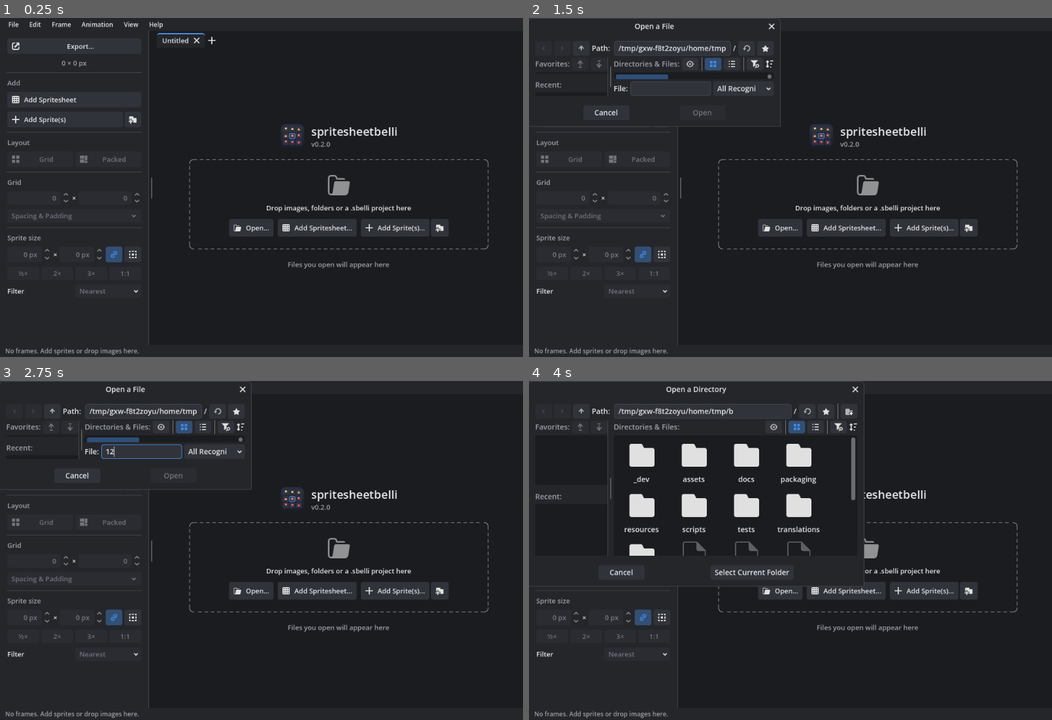
Above: before the commit, frames 1-4 (two rows, left to right).
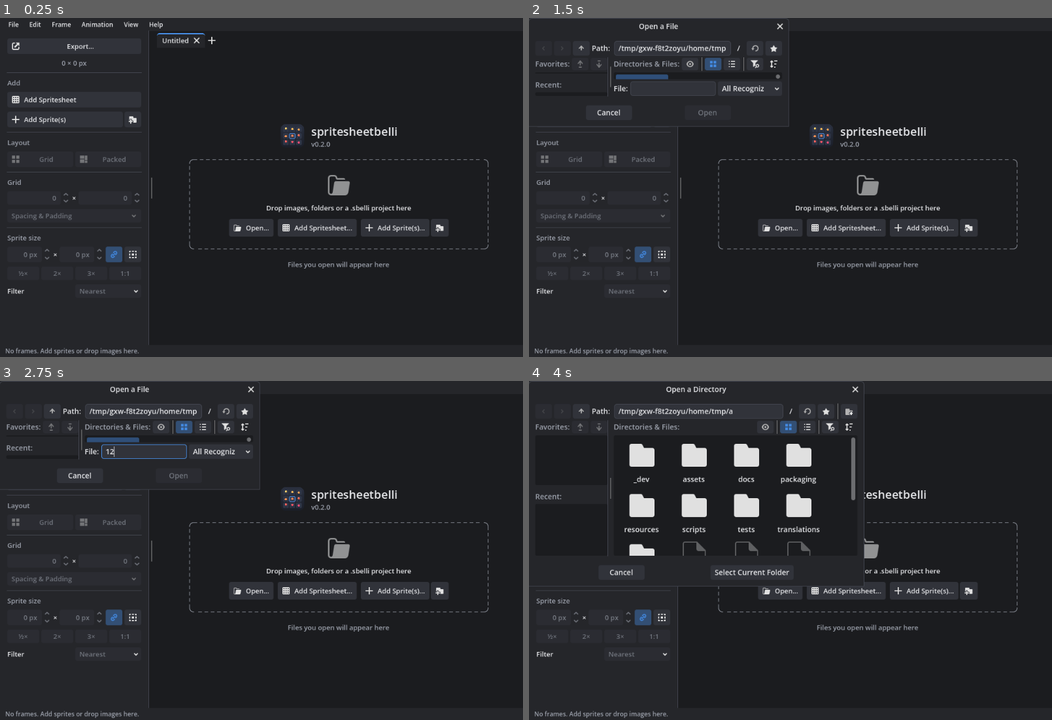
Above: after the commit, the same moments.

Repository: caleb-tognoli/spritesheetbelli
Game: Godot game, scene res://ui/main/main.tscn
The game is run twice, just before and just after one commit, with the same random seed, the same clock (stepped at 60 frames per second) and the same inputs.
Inputs (mouse positions are in pixels of both pictures, inside the frame that each line leads up to):
- Up to frame 1 (0.25 s): no input
- Up to frame 2 (1.5 s): click "Export…" at 0.5 s; click "Add Spritesheet" at 1.25 s
- Up to frame 3 (2.75 s): click (141, 452) at 2.02 s; type "12" at 2.1 s
- Up to frame 4 (4 s): click "Add Sprite(s)" at 2.75 s; click (659, 482) at 3.5 s

The runs differ from the first frame. In frame 2, 0.5% of the frame differs, in the area x 12-50%, y 0-33%; in frame 3, 0.5%; in frame 4, 0.3%.

Commit message:
Theme fixes
commit ed1c170d329a998ba586af4e407a701451b96ad3
Author: Caleb Tognoli <tognolicaleb@gmail.com>
Date:   Sat Oct 17 21:50:58 2026 +0200

    Keep check text still on hover and fill the light theme's colour gaps

    Check boxes, check buttons and menu buttons rest on an empty stylebox with
    the same content margins as when hovered, so their text no longer moves 8px
    to the right on hover.

    The light theme left some text in Godot's own colours, made for a dark
    background: help tooltips were white on white, and menu bar titles while
    their menu was open, selected field text and pressed spin box arrows were
    near white. The theme now sets them, and links and progress bars too, so
    the Turn on link no longer overrides its colours. The menu bar has a
    disabled style, and popup menu separators are in the border colour.

    Tests check that button text stays put in every state and that no text of
    the controls in use falls back to Godot's light colours, in both themes.

Diff:
--- a/scripts/ui/app_theme.gd
+++ b/scripts/ui/app_theme.gd
@@ -182,6 +182,7 @@
 	theme.set_stylebox("hover", &"InsetRow", _box(p.hovered, 4, row_margins))
 	theme.set_stylebox("background", "ProgressBar", _box(p.raised, 3))
 	theme.set_stylebox("fill", "ProgressBar", _box(p.accent, 3))
+	theme.set_color("font_color", "ProgressBar", p.text)
 	theme.set_type_variation(&"StatusLabel", "Label")
 	theme.set_font_size("font_size", &"StatusLabel", 12)
 	theme.set_color("font_color", &"StatusLabel", p.text_muted)
@@ -193,6 +194,18 @@
 	theme.set_type_variation(&"AccentLabel", "Label")
 	theme.set_color("font_color", &"AccentLabel", p.accent_text)
 	theme.set_color("font_color", "Label", p.text)
+	# Such as the help tooltips, see HelpTooltip
+	theme.set_color("default_color", "RichTextLabel", p.text)
+	# Links in the accent colour, like headings
+	for color: StringName in [
+		&"font_color",
+		&"font_hover_color",
+		&"font_pressed_color",
+		&"font_focus_color",
+		&"font_hover_pressed_color"
+	]:
+		theme.set_color(color, "LinkButton", p.accent_text)
+	theme.set_color("font_disabled_color", "LinkButton", Color(p.text_muted, 0.6))
 
 	# Buttons and everything drawn like them
 	var normal := _box(p.raised, 4, Vector4(8, 4, 8, 4))
@@ -200,7 +213,12 @@
 	var pressed := _box(Color(p.accent, 0.35), 4, Vector4(8, 4, 8, 4))
 	var disabled := _box(Color(p.raised, 0.5), 4, Vector4(8, 4, 8, 4))
 	var focus := _box(Color.TRANSPARENT, 4, Vector4.ZERO, p.accent, 1)
+	# Same margins as the others so the text doesn't move when hovered
 	var flat := StyleBoxEmpty.new()
+	flat.content_margin_left = 8
+	flat.content_margin_top = 4
+	flat.content_margin_right = 8
+	flat.content_margin_bottom = 4
 	# Icons keep their own colours. Pressed ones become the accent colour, the same in both
 	# themes although the light theme's icons are darker.
 	var icon_grey := LIGHT_ICON_GREY if light else DARK_ICON_GREY
@@ -268,6 +286,7 @@
 	theme.set_color("clear_button_color", "LineEdit", p.text)
 	theme.set_color("clear_button_color_pressed", "LineEdit", p.accent)
 	theme.set_color("selection_color", "LineEdit", Color(p.accent, 0.35))
+	theme.set_color("font_selected_color", "LineEdit", p.text)
 	# Compact, and as narrow as its place, for how long each frame of a timeline is shown
 	var compact := Vector4(4, 1, 4, 1)
 	theme.set_type_variation(&"TimelineDurationEdit", "LineEdit")
@@ -277,14 +296,30 @@
 	theme.set_constant("minimum_character_width", &"TimelineDurationEdit", 0)
 	for color: StringName in [&"up_icon_modulate", &"down_icon_modulate"]:
 		theme.set_color(color, "SpinBox", p.text)
-	for color: StringName in [&"up_hover_icon_modulate", &"down_hover_icon_modulate"]:
+	for color: StringName in [
+		&"up_hover_icon_modulate",
+		&"down_hover_icon_modulate",
+		&"up_pressed_icon_modulate",
+		&"down_pressed_icon_modulate"
+	]:
 		theme.set_color(color, "SpinBox", p.accent)
+	for color: StringName in [&"up_disabled_icon_modulate", &"down_disabled_icon_modulate"]:
+		theme.set_color(color, "SpinBox", Color(p.text_muted, 0.6))
 
 	# Menus, popups and dialogs
-	theme.set_color("font_color", "MenuBar", p.text)
-	theme.set_color("font_hover_color", "MenuBar", p.text)
+	# Also while a menu is open
+	for color: StringName in [
+		&"font_color",
+		&"font_hover_color",
+		&"font_pressed_color",
+		&"font_hover_pressed_color",
+		&"font_focus_color"
+	]:
+		theme.set_color(color, "MenuBar", p.text)
+	theme.set_color("font_disabled_color", "MenuBar", Color(p.text_muted, 0.6))
 	var menu_item := _box(Color.TRANSPARENT, 4, Vector4(8, 4, 8, 4))
 	theme.set_stylebox("normal", "MenuBar", menu_item)
+	theme.set_stylebox("disabled", "MenuBar", menu_item)
 	theme.set_stylebox("hover", "MenuBar", _box(p.hover, 4, Vector4(8, 4, 8, 4)))
 	theme.set_stylebox("pressed", "MenuBar", _box(p.hover, 4, Vector4(8, 4, 8, 4)))
 	var popup := _box(p.surface, 6, Vector4(4, 4, 4, 4), p.border, 1)
@@ -295,6 +330,12 @@
 	theme.set_color("font_disabled_color", "PopupMenu", Color(p.text_muted, 0.6))
 	theme.set_color("font_accelerator_color", "PopupMenu", p.text_muted)
 	theme.set_color("font_separator_color", "PopupMenu", p.text_muted)
+	# Separator lines keep Godot's shapes, in the border colour like the others
+	var defaults := ThemeDB.get_default_theme()
+	for style: StringName in [&"separator", &"labeled_separator_left", &"labeled_separator_right"]:
+		var line := defaults.get_stylebox(style, "PopupMenu").duplicate() as StyleBoxLine
+		line.color = p.border
+		theme.set_stylebox(style, "PopupMenu", line)
 	# Arrows from the icons, so they follow the theme like them
 	theme.set_icon("submenu", "PopupMenu", ARROW_RIGHT)
 	theme.set_icon("arrow", "OptionButton", ARROW_DOWN)
@@ -408,8 +449,6 @@
 	theme.set_icon("close_pressed", "Window", CLOSE)
 
 
-## Trees and item lists: a sunken background, rows shaded with the text colour when
-## hovered and in the accent colour when selected, and scroll bars to match
 ## The tabs of the open documents over the canvas, see [DocumentTabs], on a strip of the
 ## window's background. The active one is the colour of the toolbar under it, which it
 ## joins, with the accent along its top, like the Godot editor's scene tabs.
@@ -440,6 +479,8 @@
 	theme.set_icon("close", "TabBar", CLOSE)
 
 
+## Trees and item lists: a sunken background, rows shaded with the text colour when
+## hovered and in the accent colour when selected, and scroll bars to match
 static func _add_lists(theme: Theme, p: Palette, focus: StyleBox) -> void:
 	var margins := Vector4(4, 4, 4, 4)
 	var hovered := _box(p.hovered, 3, margins)
--- a/tests/unit/test_app_theme.gd
+++ b/tests/unit/test_app_theme.gd
@@ -221,6 +221,60 @@
 	assert_eq(white.get_color("font_selected_color", "Tree"), AppTheme.LIGHT_TEXT)
 
 
+func test_button_text_stays_put_when_hovered_or_pressed() -> void:
+	var theme := AppTheme.build(false)
+	for type: StringName in [
+		&"Button", &"MenuButton", &"OptionButton", &"CheckBox", &"CheckButton"
+	]:
+		var normal := theme.get_stylebox("normal", type)
+		for state: StringName in [&"hover", &"pressed", &"hover_pressed", &"disabled"]:
+			var box := theme.get_stylebox(state, type)
+			for side: Side in [SIDE_LEFT, SIDE_TOP]:
+				assert_eq(
+					box.get_margin(side),
+					normal.get_margin(side),
+					"%s %s, side %d" % [type, state, side]
+				)
+
+
+## Godot's own colours are for a dark background, so text left in them is white on white
+## in the light theme
+func test_no_text_is_left_in_godots_colours() -> void:
+	var defaults := ThemeDB.get_default_theme()
+	for light: bool in [false, true]:
+		var theme := AppTheme.build(light)
+		for type: StringName in [
+			&"Label",
+			&"RichTextLabel",
+			&"TooltipLabel",
+			&"Button",
+			&"LinkButton",
+			&"CheckBox",
+			&"CheckButton",
+			&"OptionButton",
+			&"MenuButton",
+			&"ColorPickerButton",
+			&"MenuBar",
+			&"PopupMenu",
+			&"LineEdit",
+			&"SpinBox",
+			&"ProgressBar",
+			&"Tree",
+			&"ItemList",
+			&"TabBar",
+			&"Window"
+		]:
+			for color: StringName in defaults.get_color_list(type):
+				var is_text := color.begins_with("font_") or color == &"default_color"
+				if not is_text and not color.ends_with("_icon_modulate"):
+					continue
+				var godots := defaults.get_color(color, type)
+				# Shadows and outlines, which are dark or hidden
+				if godots.a == 0.0 or godots.get_luminance() < 0.5:
+					continue
+				assert_true(_has_color(theme, color, type), "%s %s" % [type, color])
+
+
 func test_windows_inside_the_main_one_have_an_opaque_title_bar() -> void:
 	for light: bool in [false, true]:
 		var theme := AppTheme.build(light)
@@ -240,6 +294,16 @@
 	return Vector3(a.r - b.r, a.g - b.g, a.b - b.b).length()
 
 
+## Whether [param theme] has the colour for [param type] or a class it's drawn like,
+## which Godot looks in before its own theme
+static func _has_color(theme: Theme, color: StringName, type: StringName) -> bool:
+	while type != &"":
+		if theme.has_color(color, type):
+			return true
+		type = ClassDB.get_parent_class(type)
+	return false
+
+
 func _use_stand_in_system() -> void:
 	Global.is_system_dark = func() -> bool: return _system_dark
 	Global.get_system_accent = func() -> Color: return _system_accent
--- a/ui/main/linked_folders.gd
+++ b/ui/main/linked_folders.gd
@@ -154,9 +154,6 @@
 	visible = not folders.is_empty()
 	count_label.text = str(folders.size())
 	paused_row.visible = not watched
-	var link_color := get_theme_color("font_color", &"AccentLabel")
-	for color: StringName in [&"font_color", &"font_hover_color", &"font_pressed_color"]:
-		turn_on_button.add_theme_color_override(color, link_color)
 	turn_on_button.add_theme_font_size_override(
 		"font_size", get_theme_font_size("font_size", &"StatusLabel")
 	)
